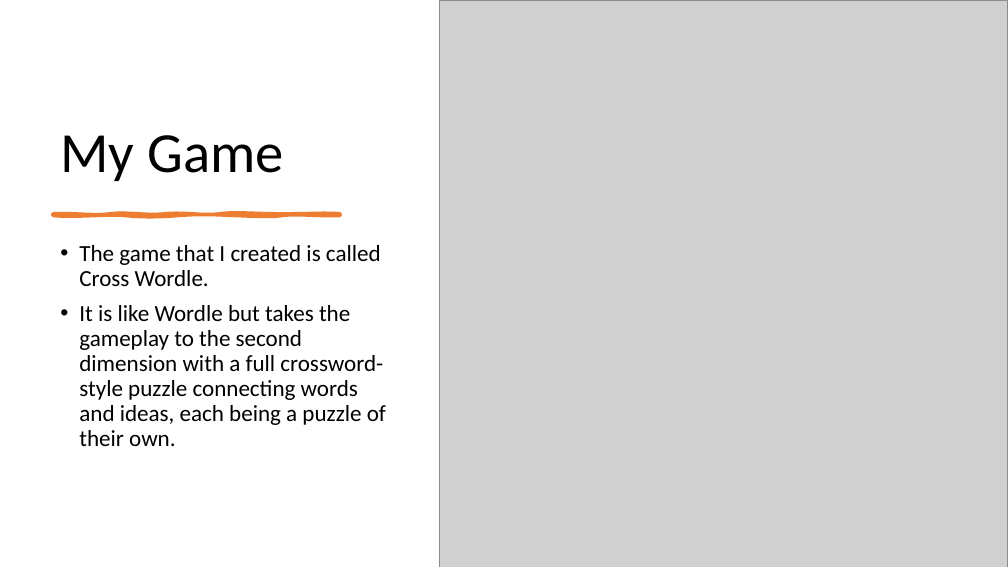
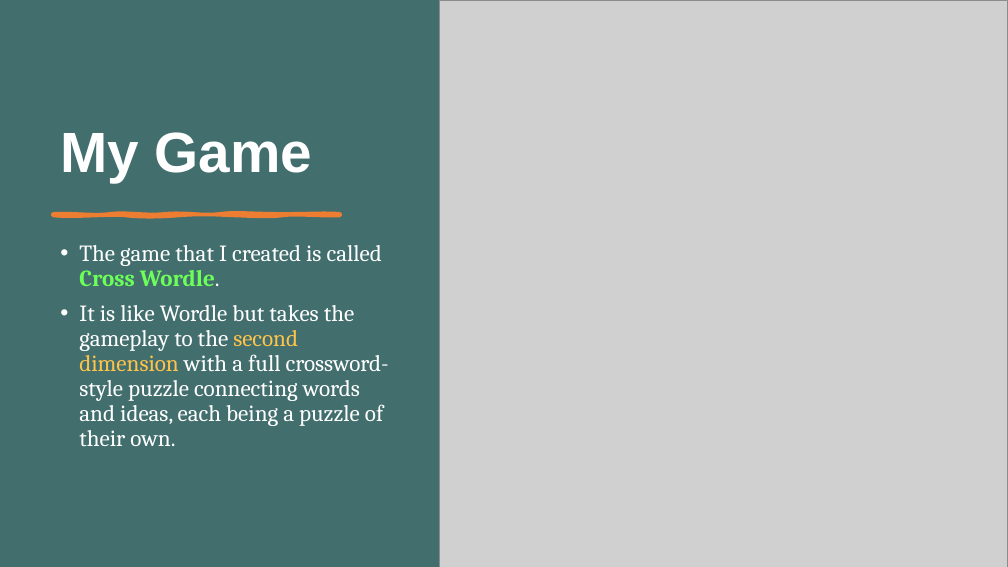
Before and after one commit to MatteoSalverio/ratlab, a slide deck: slide 3 of projects/crosswordle2/CrossWordle Presentation.pptx. Drawn at 1008x567 pixels with LibreOffice and Linux fonts; fonts in the diff are those of the drawing; grey boxes stand for pictures. Boxes give left, top, right and bottom in pixels: in the first picture for what was removed or moved away, otherwise in the second. Text is boxed around its words. In the diff, an @@ line names an element or a change of style, - is before the commit and + after.

```diff
--- a/projects/crosswordle2/CrossWordle Presentation.pptx
+++ b/projects/crosswordle2/CrossWordle Presentation.pptx
@@ background #FFFFFF to #426F6E @@
@@ title "My Game" at box(60, 132, 313, 182): font Calibri to Arial, text colour #000000 to #FFFFFF, bold on @@
@@ text "The game that I created ..." at box(79, 245, 389, 446): font Calibri to Cambria; text colour #000000 to #FFFFFF in "The game that I created is called ...", "It is like Wordle but takes the ..."; text colour #000000 to #6CFF59, bold on in "Cross Wordle."; text colour #000000 to #FFC34A in "second dimension" @@
```
Also in this commit, not shown: 4 other slides changed, 11 slides added, 1 slide removed, 3 other files.
